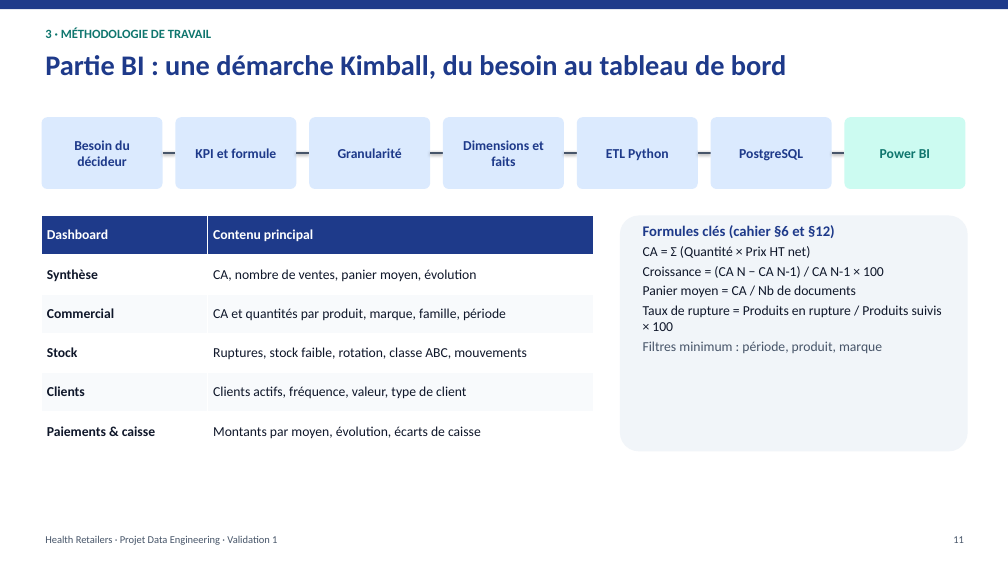
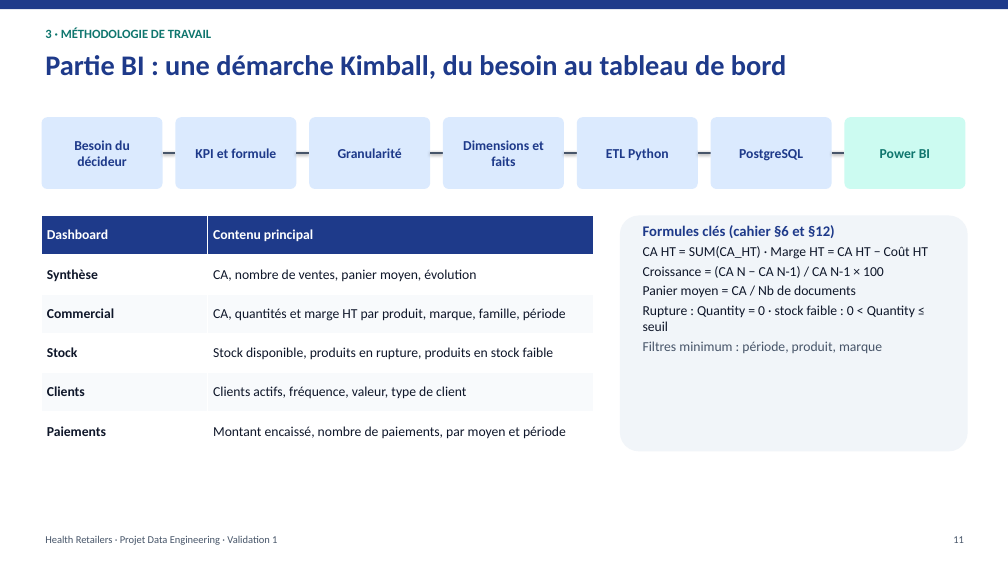
Before and after one commit to Youssef-ben-ali/DataWarehouseProject_3AI4, a slide deck: slide 11 of Presentation_Validation1_HealthRetailers.pptx. Drawn at 1008x567 pixels with LibreOffice and Linux fonts; fonts in the diff are those of the drawing. Boxes give left, top, right and bottom in pixels: in the first picture for what was removed or moved away, otherwise in the second. Text is boxed around its words. In the diff, an @@ line names an element or a change of style, - is before the commit and + after.

```diff
--- a/Presentation_Validation1_HealthRetailers.pptx
+++ b/Presentation_Validation1_HealthRetailers.pptx
@@ table at (x1=42, y1=216, x2=594, y2=451) @@
-row 3, column 2: CA et quantités par produit, marque, famille, période
+row 3, column 2: CA, quantités et marge HT par produit, marque, famille, période
-row 4, column 2: Ruptures, stock faible, rotation, classe ABC, mouvements
+row 4, column 2: Stock disponible, produits en rupture, produits en stock faible
-row 6, column 1: Paiements & caisse
+row 6, column 1: Paiements
-row 6, column 2: Montants par moyen, évolution, écarts de caisse
+row 6, column 2: Montant encaissé, nombre de paiements, par moyen et période
@@ text at (x1=643, y1=246, x2=928, y2=259): text changed @@
-CA = Σ (Quantité × Prix HT net)
+CA HT = SUM(CA_HT) · Marge HT = CA HT − Coût HT
@@ text at (x1=643, y1=305, x2=915, y2=331): text changed @@
-Taux de rupture = Produits en rupture / Produits suivis × 100
+Rupture : Quantity = 0 · stock faible : 0 < Quantity ≤ seuil
```
Also in this commit, not shown: 15 other slides changed, 1 other file.
